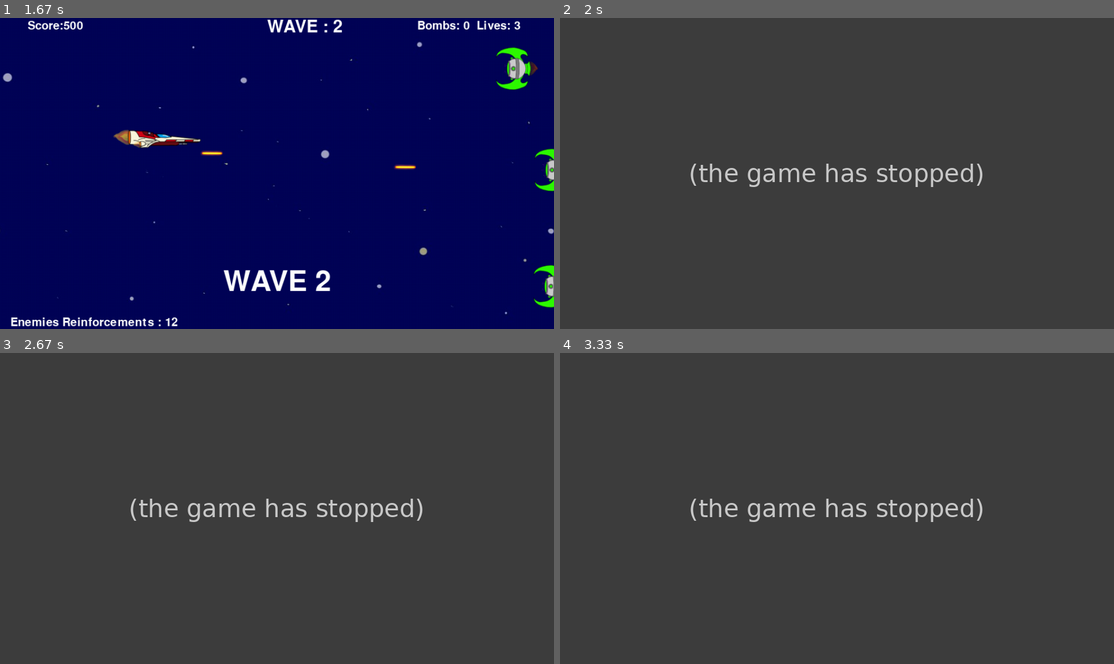
Above: before the commit, frames 1-4 (two rows, left to right).
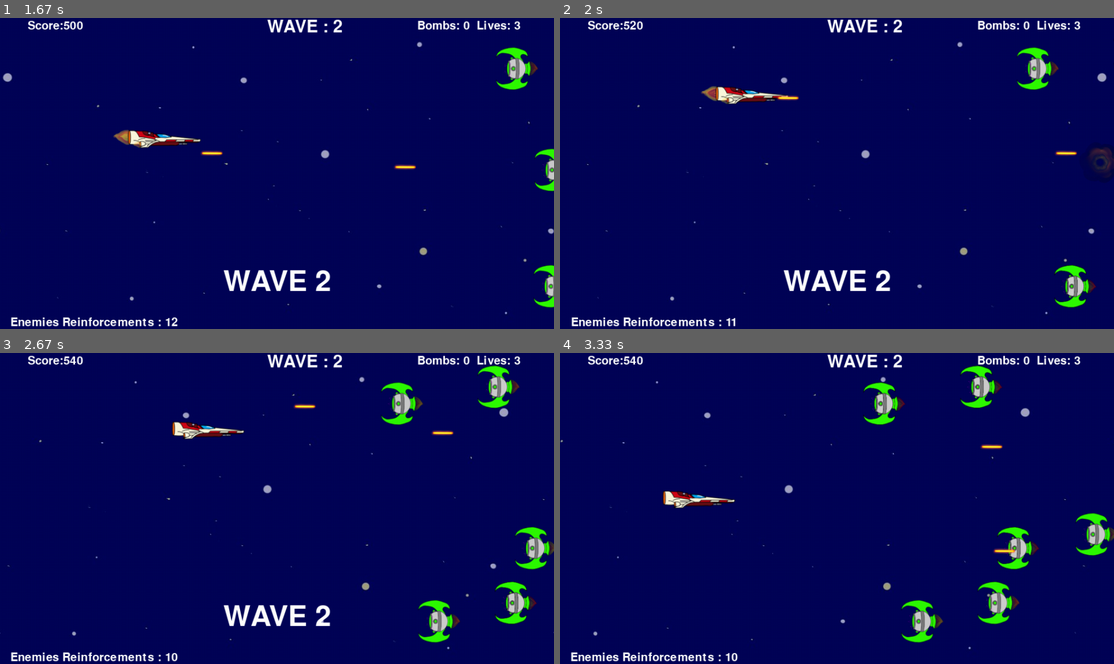
Above: after the commit, the same moments.

Repository: Demi-hero/UoN_Game_Project
Game: pygame game, started from Main.py
Same seed, same stepped clock (60 frames per second), same inputs: the game is played once before the commit and once after it.
Inputs:
- Up to frame 1 (1.67 s): tap Space at 0.33, 1.07, 1.37, 1.62 s; tap B at 0.67 s; hold Right 1-1.47 s; hold Up from 1.55 s (still down)
- Up to frame 2 (2 s): release Up at 1.85 s; hold Right from 1.88 s (still down); tap Space at 1.95 s
- Up to frame 3 (2.67 s): tap B at 2.03 s; tap Space at 2.25, 2.45 s; release Right at 2.35 s; hold Left from 2.38 s (still down)
- Up to frame 4 (3.33 s): tap Space at 2.75, 3.02 s; release Left at 2.92 s; hold Down 2.95-3.25 s; hold Left from 3.28 s (still down)

Frame 1 is identical in both runs. In frame 2, 100% of the frame differs, in the area x 0-100%, y 0-100%; in frame 3, 100%; in frame 4, 100%.
Error before the commit: AttributeError: 'Main' object has no attribute 'kill_score' (gamedata.py line 197); the game stopped at 1.78 s (later frames are placeholders)

Commit message:
BOSS WAVE!!!
Please don't be mad

Diff:
--- a/gamedata.py
+++ b/gamedata.py
@@ -158,6 +158,7 @@
         self.fire_rate = 400
         self.firing_solution = 1
         self.animation_loop = 0
+        self.kill_score = 20
         # hit points - determines whether shield is up or down (displays different image)
         self.hitpoints = 1
 
@@ -194,7 +195,7 @@
         self.hitpoints -= 1
         if self.hitpoints <= 0:
             self.kill()
-            main.score += main.kill_score
+            main.score += self.kill_score
             main.sounds.boom.play()
             main.expl = Explosion(self.rect.center, 'lg')
             main.all_sprites.add(main.expl)
@@ -228,6 +229,23 @@
         elif self.rect.y > self.main.player.rect.y:
             self.rect.y -= self.vy
         self.shoot(self.fire_rate)
+
+
+class Boss(SmartAlien):
+    sprite = pyg.image.load(os.path.join("images", "enemy.png")).convert_alpha()
+    ln = sprite.get_width()
+    ht = sprite.get_height()
+    def __init__(self, main):
+        SmartAlien.__init__(self, main)
+        self.hitpoints = 50
+        self.fire_rate = 40
+        self.kill_score = 1000
+
+    def animate(self):
+        bar = pyg.Rect((WIDTH//2 - 100), (HEIGHT - 20), 200, 18)
+        healthbar = pyg.Rect((WIDTH//2 - 100), (HEIGHT - 19), self.hitpoints*4, 16)
+        pyg.draw.rect(Background.screen, pyg.Color("black"), bar)
+        pyg.draw.rect(Background.screen, pyg.Color("red"), healthbar)
 
 
 class AlBullet(Bullet):
